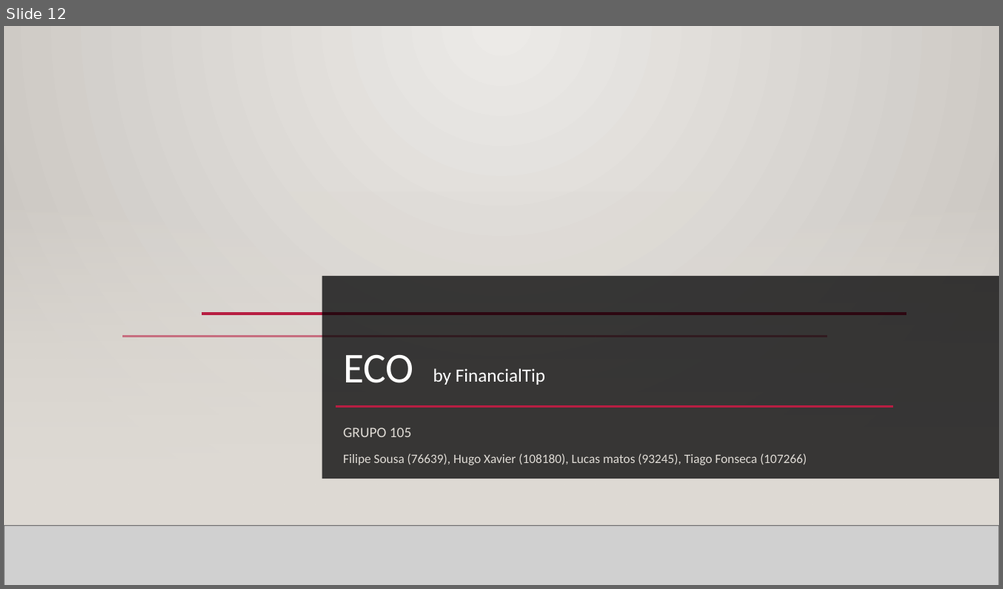
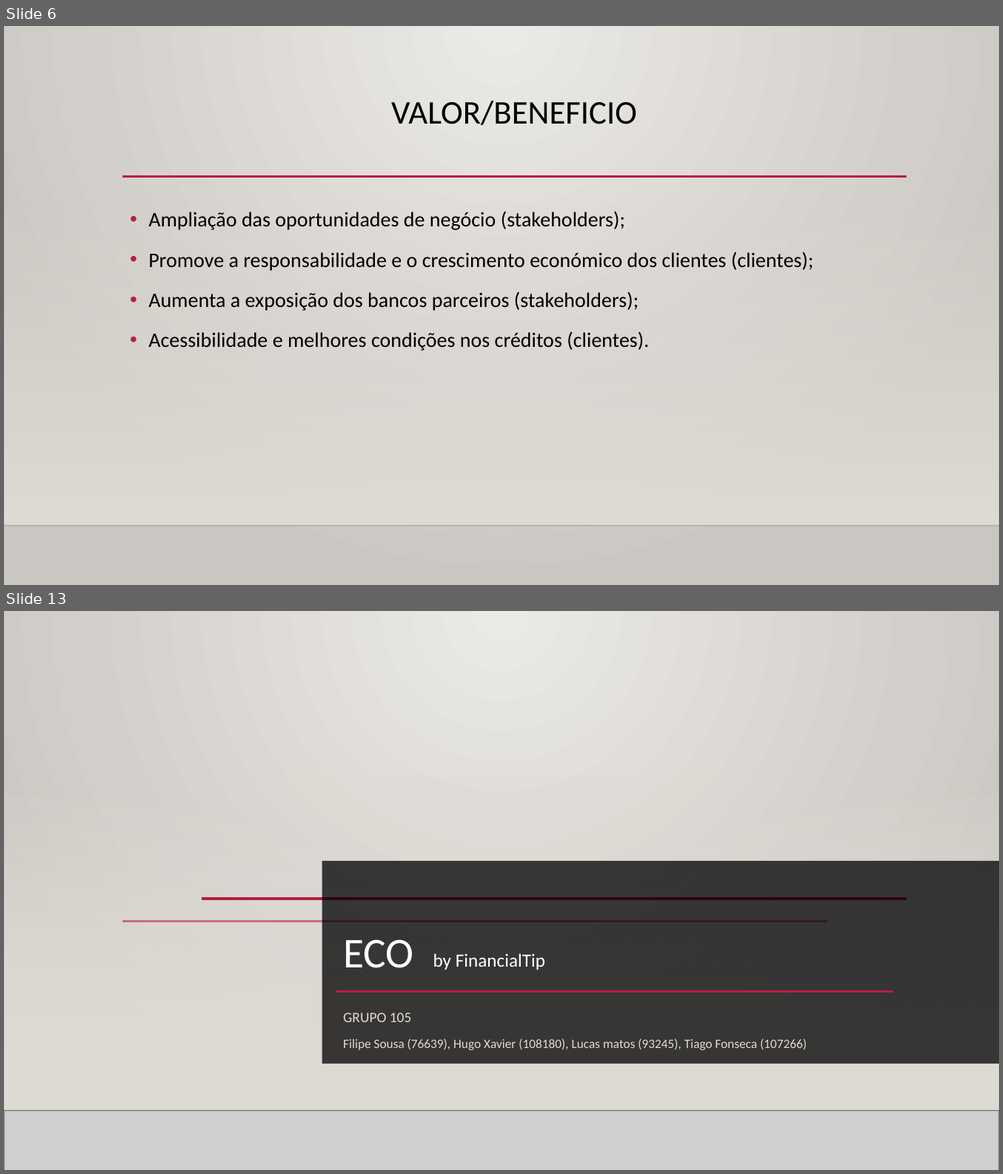
Before and after one commit to Projeto-ECO/Fase-4, a slide deck: Editables/Fase 4 - Implementação.pptx. Shown one above the other, each under a label of ours: slide 12 before the commit, slides 6 and 13 after it; the slides between them are not shown. The pictures are 1003x589 and 1003x1174 pixels, drawn with LibreOffice and Linux fonts; fonts in the diff are those of the drawing; grey boxes stand for pictures; background and template pictures are left out. Boxes give left, top, right and bottom in pixels: in the first picture for what was removed or moved away, otherwise in the second. Text is boxed around its words. In the diff, an @@ line names an element or a change of style, - is before the commit and + after.

```diff
--- a/Editables/Fase 4 - Implementação.pptx
+++ b/Editables/Fase 4 - Implementação.pptx
@@ slide 6 added at (4, 26, 999, 585), background gradient #ECEAE7 to #CAC7C1; not listed: 2 template elements that a slide beside it also shows @@
@@ title added at (391, 101, 637, 125), 32 pt, text #000000 @@
+VALOR/BENEFICIO
@@ line added from (122, 177) to (907, 177), #B71E42 2.5 pt @@
@@ text added at (148, 211, 814, 351), 20 pt, text #000000 @@
+• Ampliação das oportunidades de negócio (stakeholders);
+• Promove a responsabilidade e o crescimento económico dos clientes (clientes);
+• Aumenta a exposição dos bancos parceiros (stakeholders);
+• Acessibilidade e melhores condições nos créditos (clientes).
@@ what was slide 12 is now slide 13 @@
```
Also in this commit, not shown: 5 slides changed, 6 other slides added, 6 slides removed, 1 other file.
